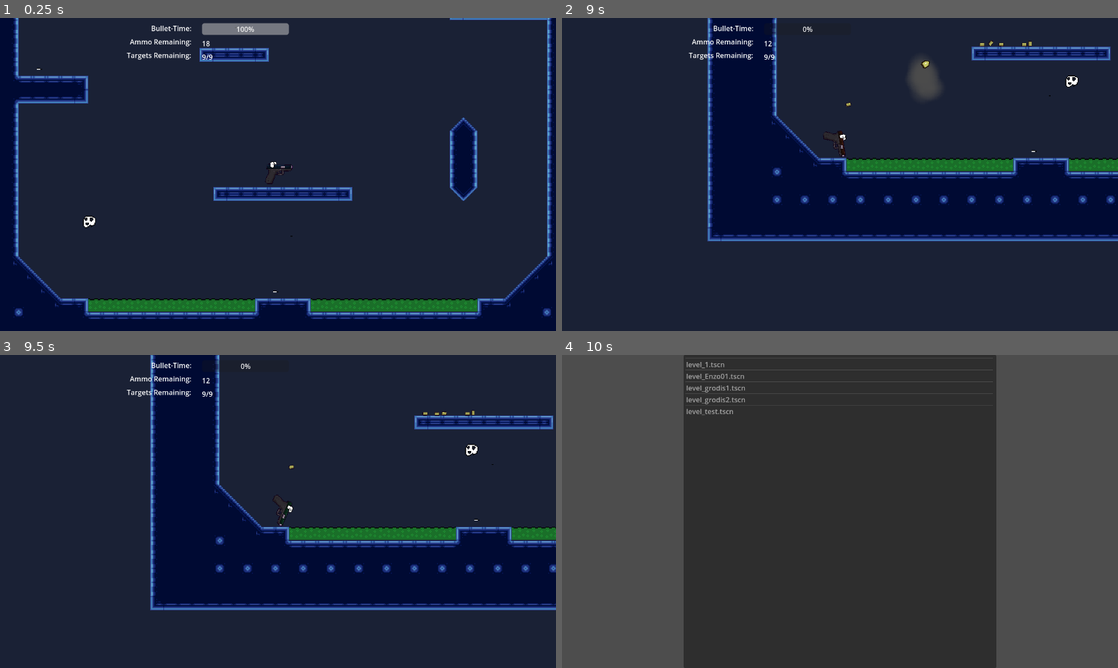
Above: before the commit, frames 1-4 (two rows, left to right).
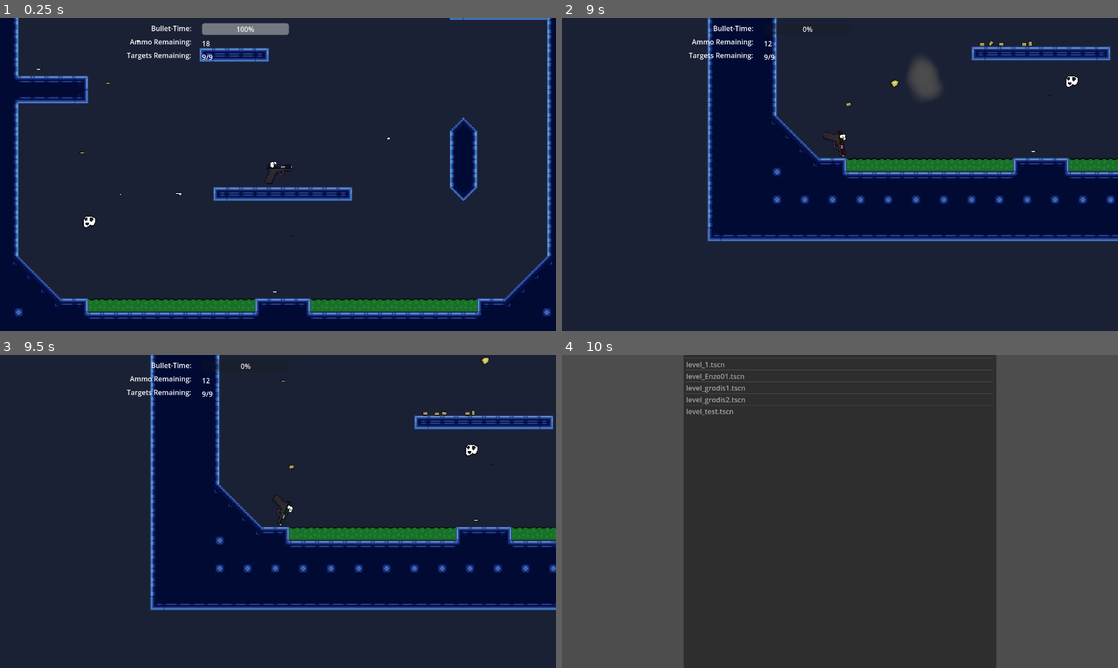
Above: after the commit, the same moments.

Repository: GamesFromANobody/JumpGun
Game: Godot game, scene res://Scenes/Levels/level_Enzo01.tscn
Two runs of this game, one before a commit and one after it. Both use one fixed random seed, a clock stepped at 60 frames per second and the inputs below. This scene is started directly instead of the project's main scene.
Inputs (mouse positions are in pixels of both pictures, inside the frame that each line leads up to):
- Up to frame 1 (0.25 s): no input
- Up to frame 2 (9 s): move the mouse to (962, 158) at 0.52 s; hold Right mouse button (aimSlowdown) 0.53-1.28 s; move the mouse to (728, 190) at 1.27 s; click (728, 190) at 1.35 s; move the mouse to (895, 105) at 2.02 s; hold Right mouse button (aimSlowdown) 2.03-2.78 s; move the mouse to (812, 237) at 2.77 s; click (812, 237) at 2.85 s; move the mouse to (1006, 221) at 3.52 s; hold Right mouse button (aimSlowdown) 3.53-4.28 s; move the mouse to (673, 127) at 4.27 s; click (673, 127) at 4.35 s; move the mouse to (867, 174) at 5.02 s; hold Right mouse button (aimSlowdown) 5.03-5.78 s; move the mouse to (756, 96) at 5.77 s; click (756, 96) at 5.85 s; move the mouse to (962, 158) at 6.52 s; hold Right mouse button (aimSlowdown) 6.53-7.28 s; move the mouse to (728, 190) at 7.27 s; click (728, 190) at 7.35 s; move the mouse to (895, 105) at 8.02 s; hold Right mouse button (aimSlowdown) 8.03-8.78 s; move the mouse to (812, 237) at 8.77 s; click (812, 237) at 8.85 s
- Up to frame 3 (9.5 s): no input
- Up to frame 4 (10 s): move the mouse to (1006, 558) at 9.52 s; hold Right mouse button (aimSlowdown) from 9.53 s (still down)

The runs differ from the first frame. In frame 1, less than 0.1% of the frame differs, in the area x 14-71%, y 7-57%; in frame 2, less than 0.1%, in the area x 59-67%, y 13-23%; in frame 3, less than 0.1%; in frame 4, nothing differs.

Commit message:
Bullet powerup update

Diff:
--- /dev/null
+++ b/jumpgun/Scripts/Objects/bullet_powerup.gd
@@ -0,0 +1,25 @@
+extends Area2D
+class_name BulletPowerup
+
+@export var reloads : bool = false
+@export var appliesToBase : bool = false
+@export_range(0, 6, 1) var bulletType : int = 0
+@export var bulletTypes : Array[BulletTypes] = [
+	preload("res://Resources/Bullets/bullet_01.tres"),
+	preload("res://Resources/Bullets/bullet_explosive_20.tres"),
+	preload("res://Resources/Bullets/bullet_fast_slowmo.tres"),
+	preload("res://Resources/Bullets/bullet_hover.tres"),
+	preload("res://Resources/Bullets/bullet_lifetime_0_2.tres"),
+	preload("res://Resources/Bullets/bullet_pierce_5.tres"),
+	preload("res://Resources/Bullets/bullet_reverser.tres"),
+]
+
+func UpdateTexture(frame : int):
+	$Sprite2D.frame = 8 + frame
+
+func _on_body_entered(body: Node2D) -> void:
+	if body.name == "Player":
+		if reloads:
+			body.reloadAmmo()
+		body.SetBulletResource(bulletTypes[bulletType], appliesToBase)
+		queue_free()
--- a/jumpgun/Scripts/ResourceScript/bullet_types.gd
+++ b/jumpgun/Scripts/ResourceScript/bullet_types.gd
@@ -9,6 +9,8 @@
 @export var acceleration = 0
 @export var ignores_slowdown = false
 @export var stops_at_0_speed = false
+@export var respects_gravity = false
+@export var gravity_direction = Vector2(0, 0)
 @export var explodes = false
 @export_range(5, 100, 1) var explosion_radius = 20.0
 @export_group("")
--- a/jumpgun/Scripts/bullet.gd
+++ b/jumpgun/Scripts/bullet.gd
@@ -13,6 +13,9 @@
 var ignores_slowdown = false
 var stops_at_0_speed = false
 var explodes = false
+var respects_gravity = false
+var gravity_dir = Vector2(0, 0)
+var current_gravity = Vector2(0, 0)
 var lifetime = 10.0
 
 func _ready() -> void:
@@ -26,9 +29,12 @@
 	speed += acceleration * delta * 100
 	if speed < 0 and stops_at_0_speed == true:
 		speed = 0
-	position += transform.x * speed * delta
-	#if $RayCast2D.is_colliding() and bounces > 0:
-		#bounces -= 1
+	if respects_gravity == true:
+		current_gravity += gravity_dir * delta
+	if ignores_slowdown == true:
+		position += transform.x * speed * delta / Engine.time_scale
+	else:
+		position += transform.x * speed * delta
 
 func LoadResource(res : BulletTypes):
 	speed = res.speed
--- a/jumpgun/Scripts/object_creation.gd
+++ b/jumpgun/Scripts/object_creation.gd
@@ -16,6 +16,7 @@
 	preload("res://Scenes/Objects/target.tscn"),
 	preload("res://Scenes/Objects/ammo.tscn"),
 	preload("res://Scenes/Objects/door.tscn"),
+	preload("res://Scenes/Objects/bullet_powerup.tscn")
 ]
 var targetCount = 0
 var startingTargets = 0
@@ -37,6 +38,10 @@
 		print("Creating Door at " + str(cell))
 		listOfDoors.append(CreateObject(2, cell))
 
+	for i in 6:
+		for cell in get_used_cells_by_id(0, Vector2i(i, 1)):
+			print("Creating PowerUp " + str(i) + " at " + str(cell))
+			CreatePowerup(3, cell, i)
 
 	#delete all tiles in the set
 	for cell in get_used_cells():
@@ -47,6 +52,13 @@
 	startingTargets = targetCount
 	Global.update_targets(targetCount, startingTargets)
 
+func CreatePowerup(index, pos, powerup):
+	var newObj = objects[index].instantiate()
+	newObj.position = pos * 16 + Vector2i(8, 8)
+	newObj.bulletType = powerup
+	newObj.UpdateTexture(powerup)
+	add_child(newObj)
+	return newObj
 
 func CreateObject(index, pos):
 	var newObj = objects[index].instantiate()
--- a/jumpgun/Scripts/player.gd
+++ b/jumpgun/Scripts/player.gd
@@ -41,6 +41,7 @@
 
 var bullet_scene = preload("res://Scenes/Projectiles/bullet.tscn")
 var bullet_resource : BulletTypes
+var base_bullet_resource : BulletTypes
 
 var casing_scene = preload("res://Scenes/Particles/casing.tscn")
 
@@ -79,6 +80,7 @@
 	$Gun.texture = gun_model_base
 	$Gun/Color.texture = gun_model_color
 	Engine.time_scale = 1.0
+	bullet_resource = base_bullet_resource
 
 #Update the game speed while aiming down sight
 func _physics_process(delta: float) -> void:
@@ -267,6 +269,8 @@
 
 func reloadAmmo():
 	var bReloaded = false as bool
+	if currentMag == 0:
+		bullet_resource = base_bullet_resource
 	if currentMag < max_ammo:
 		currentMag = max_ammo
 		# question: do we wish for ammo to only be the max or for existing ammo to be preserved?
@@ -279,9 +283,7 @@
 	gun_type = int(gun_resource.gun_type)
 	gun_model_base = gun_resource.gun_model_base
 
-
 	$Gun.texture = gun_model_base
-
 	$CollisionBox.polygon = gun_resource.gun_hitbox
 	$Muzzle.position = gun_resource.muzzle_location
 	$ShotSmoke.position = $Muzzle.position + Vector2(12, 1)
@@ -308,8 +310,7 @@
 		currentMag = max_ammo
 	rotation_force = gun_resource.rotation_force
 
-
-	bullet_resource = gun_resource.bullet_resource
+	base_bullet_resource = gun_resource.bullet_resource
 	knockback = gun_resource.knockback
 
 	max_slowdown = gun_resource.max_slowdown
@@ -318,6 +319,10 @@
 		slowdown = slowdown_seconds
 	slowdown_recharge_rate = gun_resource.slowdown_recharge_rate
 
+func SetBulletResource(resource : BulletTypes, applyToBase : bool):
+	bullet_resource = resource
+	if applyToBase == true:
+		base_bullet_resource = resource
 
 
 
